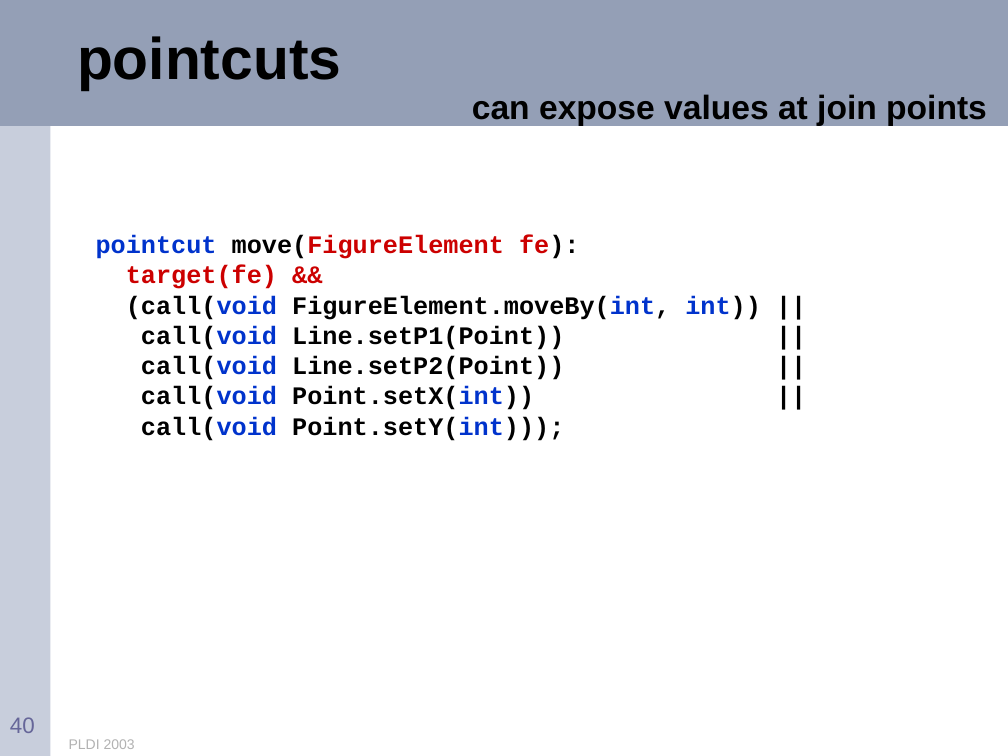
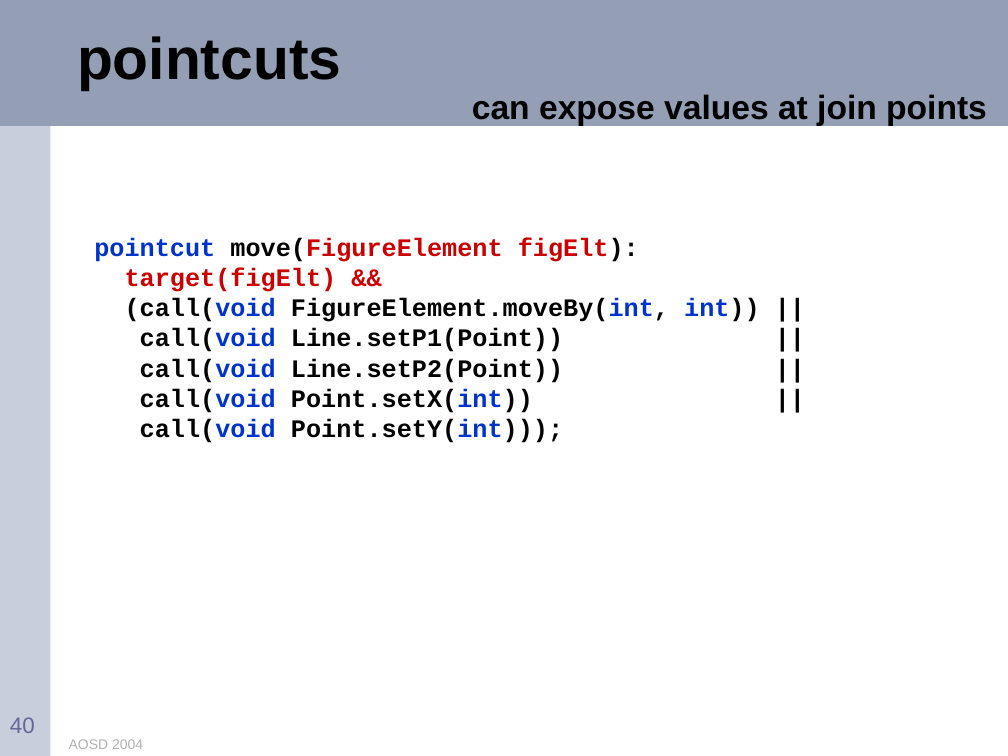
Before and after one commit to eclipse-aspectj/aspectj, a slide deck: slide 40 of docs/teaching/tutorial.ppt. Drawn at 1008x756 pixels with LibreOffice and Linux fonts; fonts in the diff are those of the drawing. Boxes give left, top, right and bottom in pixels: in the first picture for what was removed or moved away, otherwise in the second. Text is boxed around its words. In the diff, an @@ line names an element or a change of style, - is before the commit and + after.

Commit message:
updated tutorial for AOSD 2004

```diff
--- a/docs/teaching/tutorial.ppt
+++ b/docs/teaching/tutorial.ppt
@@ text at (x1=94, y1=237, x2=639, y2=292): text changed @@
-pointcut move(FigureElement fe):
-target(fe) &&
+pointcut move(FigureElement figElt):
+target(figElt) &&
@@ text at (x1=69, y1=739, x2=143, y2=749): text changed @@
-PLDI 2003
+AOSD 2004
```
Also in this commit, not shown: 106 other slides changed, 8 slides added, 4 slides removed.
